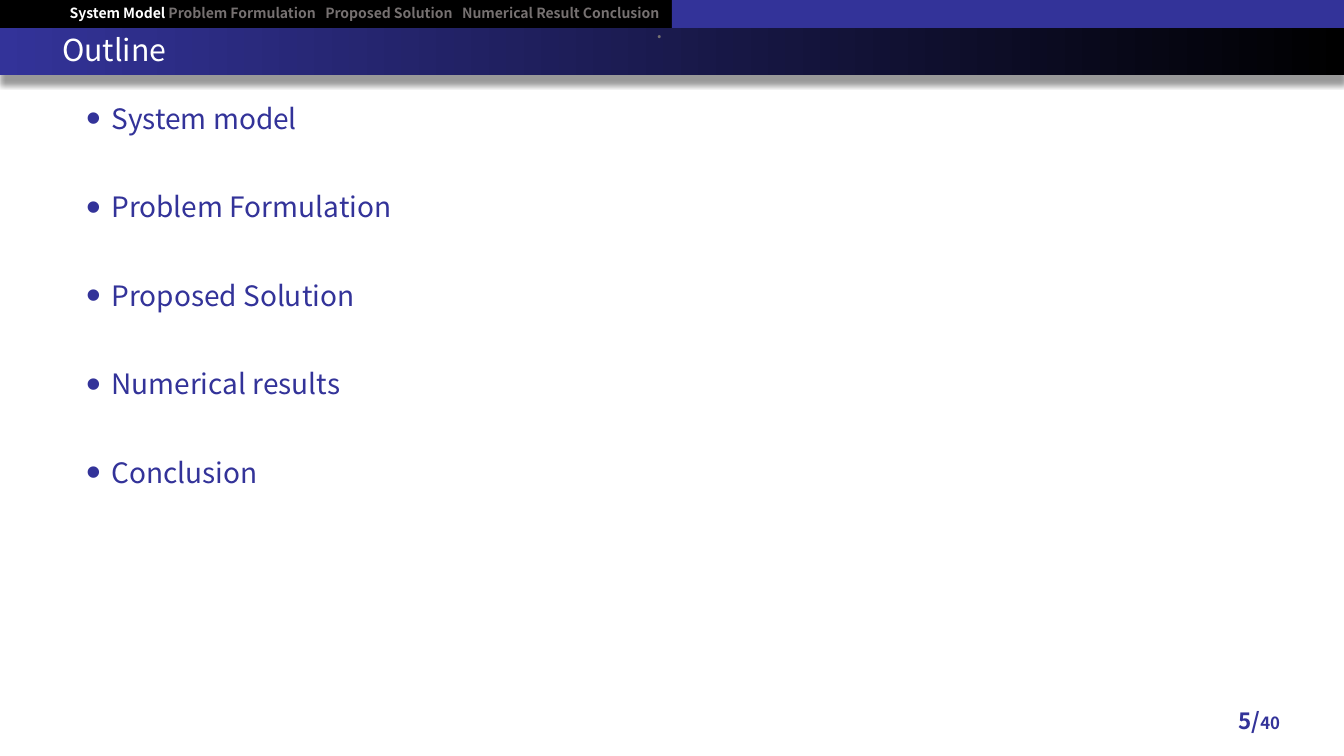
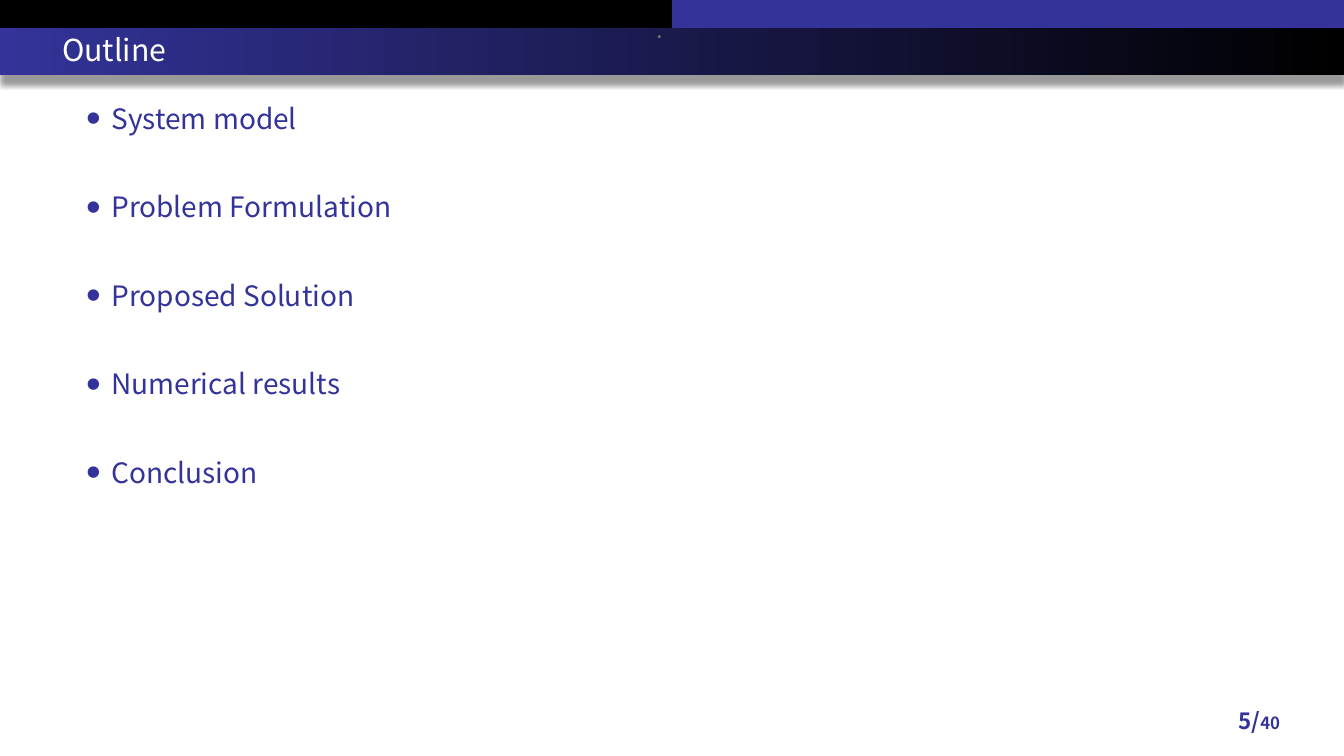
Before and after one commit to RefatHanbat/Presentation-of-SDM, a slide deck: slide 5 of New Problem/Thesis Defense slide.pptx. Drawn at 1344x756 pixels with LibreOffice and Linux fonts; fonts in the diff are those of the drawing. Boxes give left, top, right and bottom in pixels: in the first picture for what was removed or moved away, otherwise in the second. Text is boxed around its words. In the diff, an @@ line names an element or a change of style, - is before the commit and + after.

```diff
--- a/New Problem/Thesis Defense slide.pptx
+++ b/New Problem/Thesis Defense slide.pptx
@@ text at (x1=70, y1=6, x2=659, y2=21): paragraph removed @@
-System Model Problem Formulation Proposed Solution Numerical Result Conclusion
```
Also in this commit, not shown: 2 other slides changed, 4 slides added, 3 other files.
